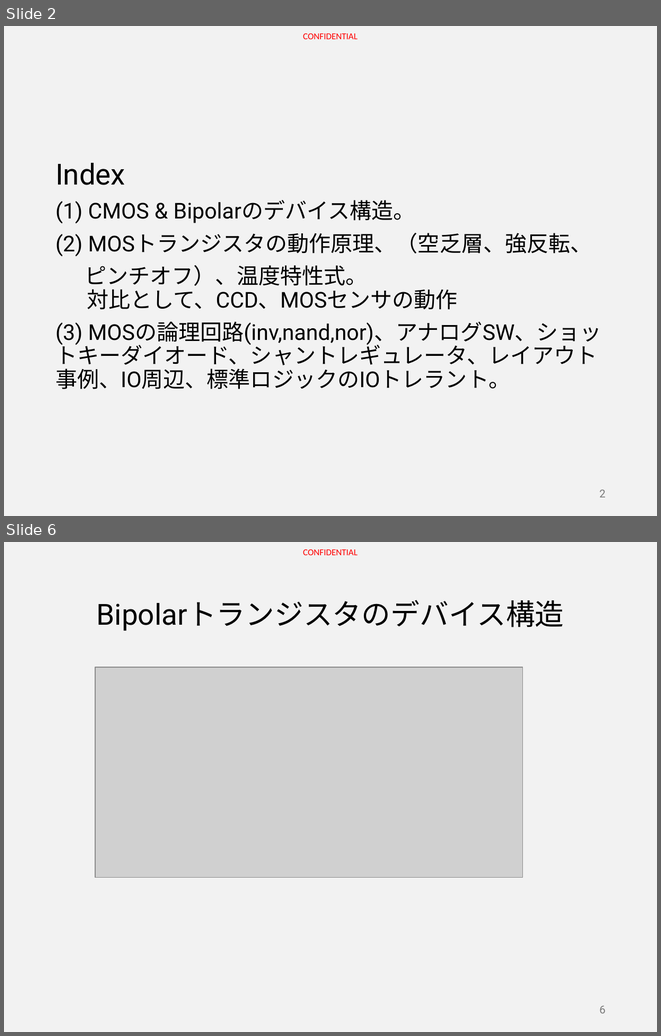
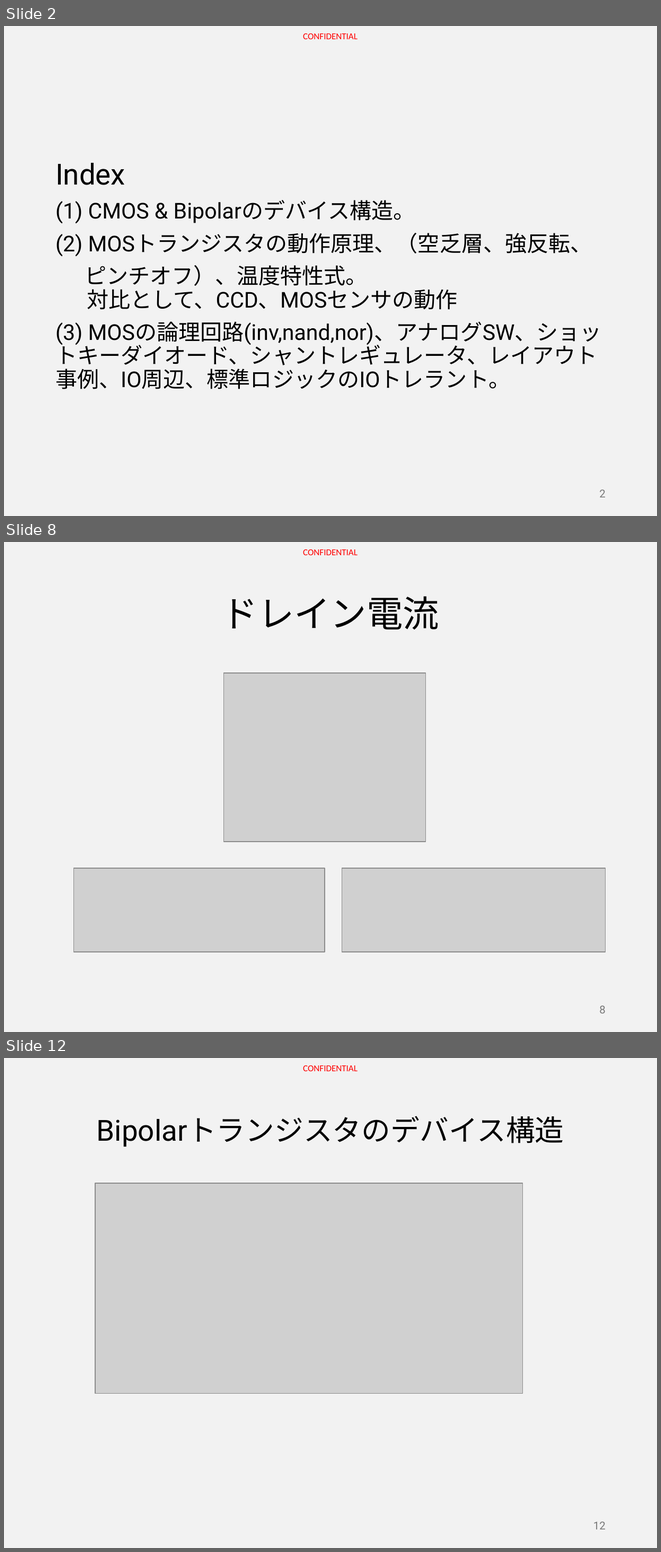
Before and after one commit to HiroyaIto/sansen, a slide deck: MOS-TrとICの基本&Tips Part1.pptx. Shown one above the other, each under a label of ours: slides 2 and 6 before the commit, slides 2, 8 and 12 after it; the slides between them are not shown. The pictures are 661x1036 and 661x1552 pixels, drawn with LibreOffice and Linux fonts; fonts in the diff are those of the drawing; grey boxes stand for pictures. Boxes give left, top, right and bottom in pixels: in the first picture for what was removed or moved away, otherwise in the second. Text is boxed around its words. In the diff, an @@ line names an element or a change of style, - is before the commit and + after.

```diff
--- a/MOS-TrとICの基本&Tips Part1.pptx
+++ b/MOS-TrとICの基本&Tips Part1.pptx
@@ slide 8 added at (x1=4, y1=542, x2=657, y2=1032), background #F2F2F2; not listed: 1 template element that a slide beside it also shows @@
@@ title added at (x1=222, y1=596, x2=439, y2=629), 40 pt, text #000000 @@
+ドレイン電流
@@ picture added at (x1=224, y1=673, x2=426, y2=841) @@
@@ picture added at (x1=74, y1=868, x2=325, y2=951) @@
@@ picture added at (x1=342, y1=868, x2=604, y2=951) @@
@@ page number added at (x1=599, y1=1005, x2=606, y2=1013), 12 pt, text #797979 @@
+8
@@ what was slide 6 is now slide 12 @@
@@ page number at (x1=593, y1=1521, x2=606, y2=1529): text changed @@
-6
+12
```
Also in this commit, not shown: 2 slides changed, 8 other slides added, 1 slide removed.
